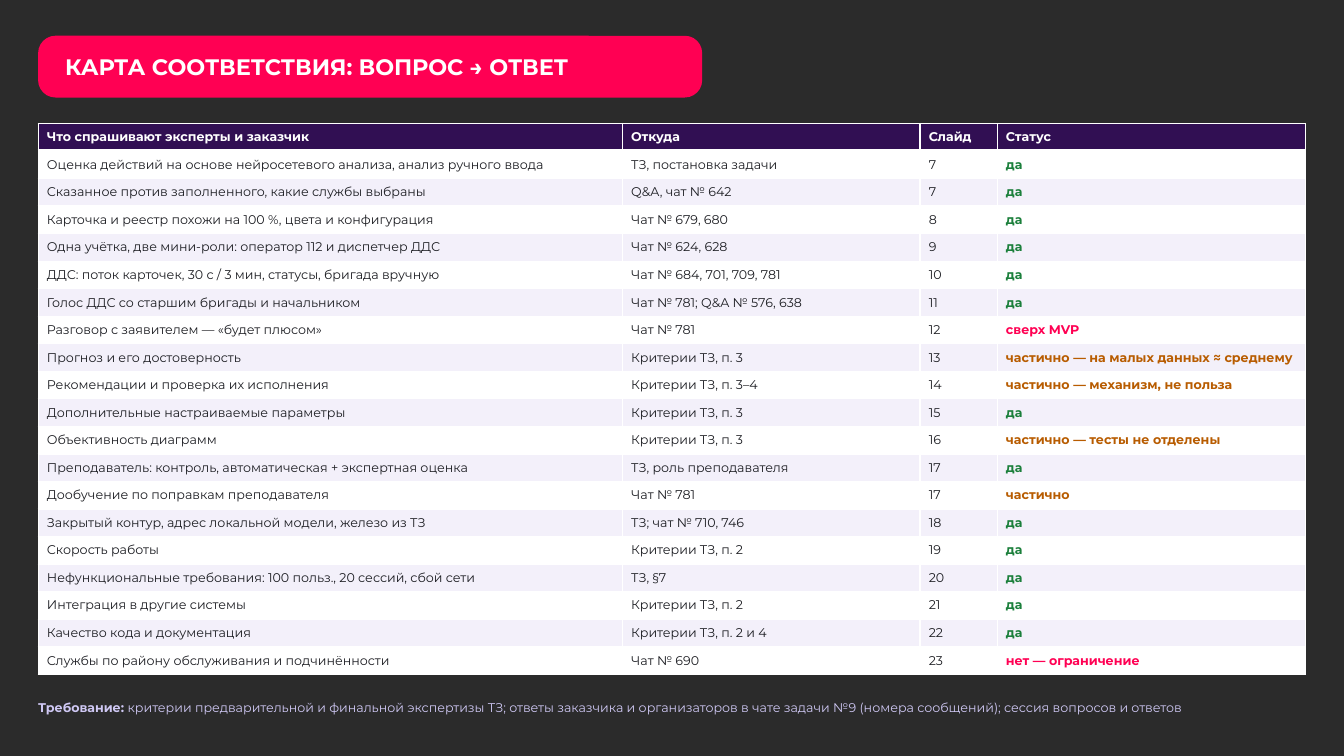
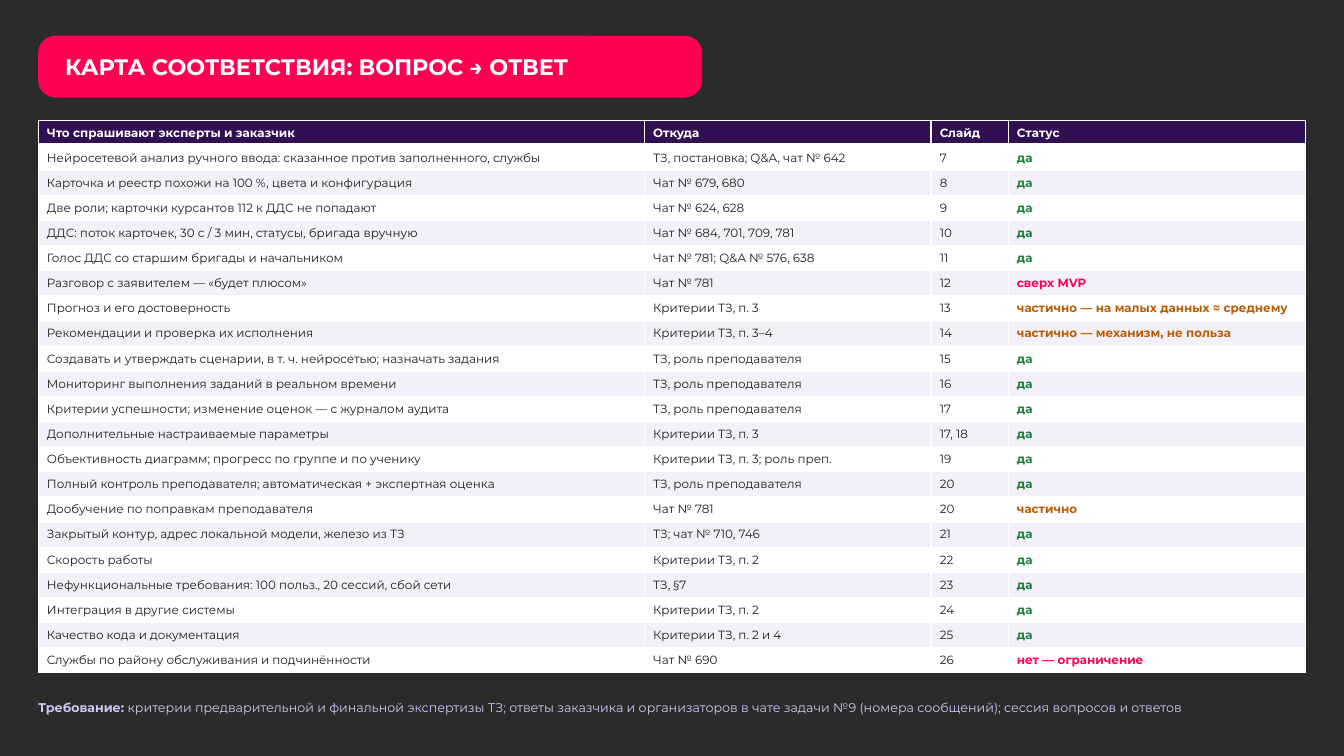
Before and after one commit to Den4ikAI/arm112-trainer_final, a slide deck: slide 6 of docs/презентация.pptx. Drawn at 1344x756 pixels with LibreOffice and Linux fonts; fonts in the diff are those of the drawing; background and template pictures are left out; a plain dark background stands for a picture behind light text. Boxes give left, top, right and bottom in pixels: in the first picture for what was removed or moved away, otherwise in the second. Text is boxed around its words. In the diff, an @@ line names an element or a change of style, - is before the commit and + after.

```diff
--- a/docs/презентация.pptx
+++ b/docs/презентация.pptx
@@ table at (38, 120, 1306, 674) @@
-row 2: Оценка действий на основе нейросетевого анализа, анализ ручного ввода | ТЗ, постановка задачи | 7 | да
-row 3: Сказанное против заполненного, какие службы выбраны | Q&A, чат № 642 | 7 | да
+row 2: Нейросетевой анализ ручного ввода: сказанное против заполненного, службы | ТЗ, постановка; Q&A, чат № 642 | 7 | да
-row 4, column 1: Одна учётка, две мини-роли: оператор 112 и диспетчер ДДС
+row 4, column 1: Две роли; карточки курсантов 112 к ДДС не попадают
-row 11: Дополнительные настраиваемые параметры | Критерии ТЗ, п. 3 | 15 | да
-row 12: Объективность диаграмм | Критерии ТЗ, п. 3 | 16 | частично — тесты не отделены
-row 13: Преподаватель: контроль, автоматическая + экспертная оценка | ТЗ, роль преподавателя | 17 | да
-row 14: Дообучение по поправкам преподавателя | Чат № 781 | 17 | частично
-row 15: Закрытый контур, адрес локальной модели, железо из ТЗ | ТЗ; чат № 710, 746 | 18 | да
-row 16: Скорость работы | Критерии ТЗ, п. 2 | 19 | да
-row 17: Нефункциональные требования: 100 польз., 20 сессий, сбой сети | ТЗ, §7 | 20 | да
-row 18: Интеграция в другие системы | Критерии ТЗ, п. 2 | 21 | да
-row 19: Качество кода и документация | Критерии ТЗ, п. 2 и 4 | 22 | да
-row 20: Службы по району обслуживания и подчинённости | Чат № 690 | 23 | нет — ограничение
+row 10: Создавать и утверждать сценарии, в т. ч. нейросетью; назначать задания | ТЗ, роль преподавателя | 15 | да
+row 11: Мониторинг выполнения заданий в реальном времени | ТЗ, роль преподавателя | 16 | да
+row 12: Критерии успешности; изменение оценок — с журналом аудита | ТЗ, роль преподавателя | 17 | да
+row 13: Дополнительные настраиваемые параметры | Критерии ТЗ, п. 3 | 17, 18 | да
+row 14: Объективность диаграмм; прогресс по группе и по ученику | Критерии ТЗ, п. 3; роль преп. | 19 | да
+row 15: Полный контроль преподавателя; автоматическая + экспертная оценка | ТЗ, роль преподавателя | 20 | да
+row 16: Дообучение по поправкам преподавателя | Чат № 781 | 20 | частично
+row 17: Закрытый контур, адрес локальной модели, железо из ТЗ | ТЗ; чат № 710, 746 | 21 | да
+row 18: Скорость работы | Критерии ТЗ, п. 2 | 22 | да
+row 19: Нефункциональные требования: 100 польз., 20 сессий, сбой сети | ТЗ, §7 | 23 | да
+row 20: Интеграция в другие системы | Критерии ТЗ, п. 2 | 24 | да
+row 21: Качество кода и документация | Критерии ТЗ, п. 2 и 4 | 25 | да
+row 22: Службы по району обслуживания и подчинённости | Чат № 690 | 26 | нет — ограничение
```
Also in this commit, not shown: 6 other slides changed, 4 slides added, 1 slide removed, 15 other files.
